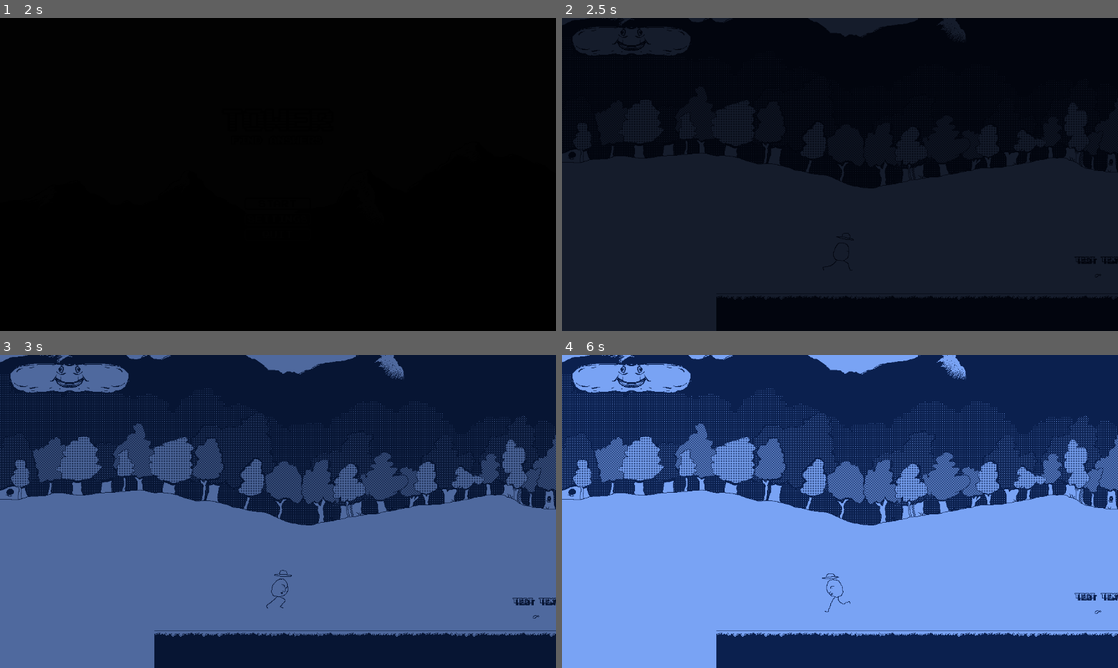
Above: before the commit, frames 1-4 (two rows, left to right).
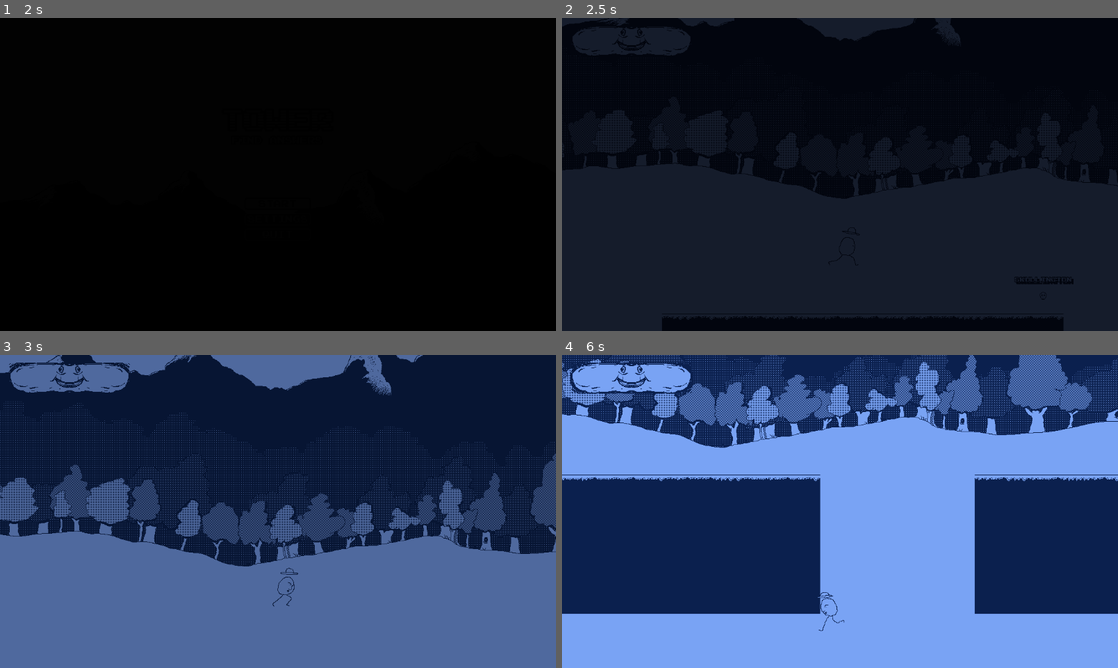
Above: after the commit, the same moments.

Repository: astaari/tower_game
Game: Godot game, scene res://scenes/main/main.tscn
Same seed, same stepped clock (60 frames per second), same inputs: the game is played once before the commit and once after it.
Inputs (mouse positions are in pixels of both pictures, inside the frame that each line leads up to):
- Up to frame 1 (2 s): click "Start" at 0.5 s; click "Start" at 1.25 s
- Up to frame 2 (2.5 s): move the mouse to (962, 158) at 2.02 s; hold D (run_right) from 2.03 s (still down); tap E (interact) at 2.1 s; tap Space (jump) at 2.27, 2.3 s
- Up to frame 3 (3 s): keep holding D (run_right); tap Space (jump) at 2.57, 2.85 s; move the mouse to (166, 527) at 2.77 s
- Up to frame 4 (6 s): tap Space (jump) at 3.02, 3.32, 3.8, 4.52, 4.82, 5.1, 5.27, 5.57 s; tap E (interact) at 3.05, 3.6, 4.35, 5.85 s; move the mouse to (895, 442) at 3.52 s; release D (run_right) at 3.53 s; hold A (run_left) 3.53-4.28 s; move the mouse to (812, 574) at 4.27 s; hold D (run_right) 4.28-5.78 s; move the mouse to (1006, 558) at 5.02 s; move the mouse to (673, 464) at 5.77 s; hold A (run_left) from 5.78 s (still down)

Frame 1 is identical in both runs. In frame 2, 9.9% of the frame differs, in the area x 0-100%, y 0-100%; in frame 3, 35%; in frame 4, 66%.
Error before the commit: Parse Error: Too few arguments for "new()" call. Expected at least 2 but received 0. (res://scenes/items/random_item.gd:30)

Commit message:
Items, effects, player changes

Diff:
--- a/assets/tilesets/bw-tileset.tres
+++ b/assets/tilesets/bw-tileset.tres
@@ -1,9 +1,9 @@
-[gd_resource type="TileSet" load_steps=10 format=3 uid="uid://b0qs5ymyd8j48"]
+[gd_resource type="TileSet" load_steps=11 format=3 uid="uid://b0qs5ymyd8j48"]
 
 [ext_resource type="Texture2D" uid="uid://jf1ytlvrswsq" path="res://assets/tilesets/bw-tileset-01.png" id="1_myeac"]
 [ext_resource type="Texture2D" uid="uid://bdud0csyr38cc" path="res://assets/tilesets/bw-tileset-02.png" id="2_05mnq"]
 [ext_resource type="Texture2D" uid="uid://cxrlsute78ylx" path="res://assets/tilesets/hazards.png" id="3_2jbhp"]
-[ext_resource type="Resource" uid="uid://cepxpdinx7uc5" path="res://data/modifiers/modifier.tres" id="3_tiskw"]
+[ext_resource type="Script" path="res://data/modifiers/effect.gd" id="3_gp0ty"]
 [ext_resource type="Texture2D" uid="uid://3jkl3jhq1fnu" path="res://assets/tilesets/bw-tileset-03.png" id="5_i67fi"]
 
 [sub_resource type="TileSetAtlasSource" id="TileSetAtlasSource_an8o7"]
@@ -187,6 +187,12 @@
 6:7/0 = 0
 7:7/0 = 0
 
+[sub_resource type="Resource" id="Resource_5xn8d"]
+script = ExtResource("3_gp0ty")
+duration = 0.0
+property_name = "slow"
+value = 0.5
+
 [sub_resource type="TileSetAtlasSource" id="TileSetAtlasSource_qg3qd"]
 texture = ExtResource("3_2jbhp")
 0:0/0 = 0
@@ -203,7 +209,7 @@
 0:1/0 = 0
 0:1/0/physics_layer_1/polygon_0/points = PackedVector2Array(-8, -0.875, 8, -1.25, 8, 8, -8, 8)
 0:1/0/custom_data_0 = {
-"slow": ExtResource("3_tiskw")
+"slow": SubResource("Resource_5xn8d")
 }
 0:2/animation_columns = 2
 0:2/animation_frame_0/duration = 1.0
@@ -211,7 +217,7 @@
 0:2/0 = 0
 0:2/0/physics_layer_1/polygon_0/points = PackedVector2Array(-8, -8, 8, -8, 8, 8, -8, 8)
 0:2/0/custom_data_0 = {
-"slow": ExtResource("3_tiskw")
+"slow": SubResource("Resource_5xn8d")
 }
 0:3/size_in_atlas = Vector2i(1, 2)
 0:3/0 = 0
--- a/data/item.gd
+++ b/data/item.gd
@@ -1,19 +1,22 @@
 class_name Item extends Resource
+enum ModType{ADDITIVE,MULTIPLICATIVE}
 
 var name : String
 var description : String
 var modifiers : Array[Modifier]
+var mod_type : ModType
 var sprite_index : int = 0
 
 
 #static func create(name : String, description : String, effects : Array[Modifier],sprite_index : int) -> Item:
 	#return Item.new(name,description,effects,sprite_index)
 
-func _init(name : String, description : String, effects : Array[Modifier],sprite_index : int) -> void:
+func _init(name : String, description : String, modifiers : Array[Modifier],sprite_index : int, mod_type :ModType = ModType.ADDITIVE) -> void:
 	self.name = name
 	self.description=description
-	self.effects = effects
+	self.modifiers = modifiers
 	self.sprite_index = sprite_index
+	self.mod_type = mod_type
 
 
 
--- a/data/modifiers/effect.gd
+++ b/data/modifiers/effect.gd
@@ -1,7 +1,7 @@
 class_name Effect extends Modifier
 
 
-@export_range(0.1,600) var duration : float = 1.0
+@export_range(0,600) var duration : float = 1.0
 
 
 func _init(property_name : String,value : float,duration : float):
--- /dev/null
+++ b/data/modifiers/effect.tres
@@ -0,0 +1,9 @@
+[gd_resource type="Resource" script_class="Effect" load_steps=2 format=3 uid="uid://enrry4bbaufc"]
+
+[ext_resource type="Script" path="res://data/modifiers/effect.gd" id="1_24doy"]
+
+[resource]
+script = ExtResource("1_24doy")
+duration = 1.0
+property_name = ""
+value = 0.5
--- a/data/modifiers/effects.gd
+++ b/data/modifiers/effects.gd
@@ -30,14 +30,17 @@
 		timer.time_left -= decrease
 
 func apply_effect(effect : Effect) -> bool:
-	if effect.name not in _active:
-		_active[effect.name] = effect
+	print(effect, " nani?")
+	if not effect:
+		return false
+	if effect.property_name not in _active:
+		_active[effect.property_name] = effect
 		if effect.duration > 0:
 			var timer = get_tree().create_timer(effect.duration)
 			timer.timeout.connect(
 			func():
-				remove_effect(effect.name)
-				_timers.erase(effect.name)
+				remove_effect(effect.property_name)
+				_timers.erase(effect.property_name)
 				)
 		return true
 	return false
--- a/data/modifiers/modifier.tres
+++ b/data/modifiers/modifier.tres
@@ -1,9 +1,8 @@
-[gd_resource type="Resource" script_class="ModifierData" load_steps=2 format=3 uid="uid://cepxpdinx7uc5"]
+[gd_resource type="Resource" script_class="Modifier" load_steps=2 format=3 uid="uid://cepxpdinx7uc5"]
 
 [ext_resource type="Script" path="res://data/modifiers/modifier.gd" id="1_63nbg"]
 
 [resource]
 script = ExtResource("1_63nbg")
-name = "slow"
+property_name = "slow"
 value = 0.5
-duration = inf
--- a/project.godot
+++ b/project.godot
@@ -66,6 +66,13 @@
 , Object(InputEventKey,"resource_local_to_scene":false,"resource_name":"","device":-1,"window_id":0,"alt_pressed":false …(183 unchanged characters)…
 ]
 }
+down={
+"deadzone": 0.5,
+"events": [Object(InputEventKey,"resource_local_to_scene":false,"resource_name":"","device":-1,"window_id":0,"alt_pressed":false,"shift_pressed":false,"ctrl_pressed":false,"meta_pressed":false,"pressed":false,"keycode":0,"physical_keycode":83,"key_label":0,"unicode":115,"location":0,"echo":false,"script":null)
+, Object(InputEventJoypadButton,"resource_local_to_scene":false,"resource_name":"","device":-1,"button_index":12,"pressure":0.0,"pressed":true,"script":null)
+, Object(InputEventJoypadMotion,"resource_local_to_scene":false,"resource_name":"","device":-1,"axis":1,"axis_value":1.0,"script":null)
+]
+}
 
 [layer_names]
 
--- /dev/null
+++ b/scenes/autoload/game.gd
@@ -0,0 +1,8 @@
+extends Node
+
+@onready var items : RandomItems = RandomItems.new()
+
+
+func _ready():
+	for i in range(100):
+		items.get_random_item()
--- /dev/null
+++ b/scenes/autoload/game.tscn
@@ -0,0 +1,6 @@
+[gd_scene load_steps=2 format=3 uid="uid://7yxqyl1gwq30"]
+
+[ext_resource type="Script" path="res://scenes/autoload/game.gd" id="1_ye4f3"]
+
+[node name="Game" type="Node"]
+script = ExtResource("1_ye4f3")
--- /dev/null
+++ b/scenes/enemies/detection_box.gd
@@ -0,0 +1,12 @@
+extends Area2D
+signal player_in_range(player)
+signal player_out_of_range
+
+
+func _on_body_entered(body: Node2D) -> void:
+	if body.is_in_group("player"):
+		player_in_range.emit(body as Player)
+
+
+func _on_body_exited(body: Node2D) -> void:
+	pass # Replace with function body.
--- a/scenes/enemies/enemy.tscn
+++ b/scenes/enemies/enemy.tscn
@@ -1,9 +1,10 @@
-[gd_scene load_steps=5 format=3 uid="uid://bfqwv51eyfym2"]
+[gd_scene load_steps=6 format=3 uid="uid://bfqwv51eyfym2"]
 
 [ext_resource type="Script" path="res://scenes/enemies/enemy.gd" id="1_yy8fh"]
 [ext_resource type="Script" path="res://scenes/components/hurt_box_component.gd" id="2_tdb04"]
 [ext_resource type="Script" path="res://scenes/components/health_component.gd" id="3_5epwj"]
 [ext_resource type="Script" path="res://scenes/components/hit_box_component.gd" id="4_j7j6r"]
+[ext_resource type="Script" path="res://scenes/enemies/detection_box.gd" id="5_wkhex"]
 
 [node name="Enemy" type="CharacterBody2D" groups=["enemy"]]
 collision_layer = 2
@@ -31,3 +32,6 @@
 collision_layer = 512
 collision_mask = 256
 script = ExtResource("4_j7j6r")
+
+[node name="DetectionBox" type="Area2D" parent="."]
+script = ExtResource("5_wkhex")
--- a/scenes/enemies/enemy_egg.tscn
+++ b/scenes/enemies/enemy_egg.tscn
@@ -35,6 +35,9 @@
 [sub_resource type="CircleShape2D" id="CircleShape2D_akshf"]
 radius = 20.025
 
+[sub_resource type="CircleShape2D" id="CircleShape2D_teu8s"]
+radius = 211.287
+
 [node name="Enemy" instance=ExtResource("1_tjgf4")]
 collision_mask = 8
 script = ExtResource("2_knqhk")
@@ -47,6 +50,7 @@
 
 [node name="HurtBoxCollider" parent="HurtBoxComponent" index="0"]
 shape = SubResource("CircleShape2D_o0lj8")
+debug_color = Color(0.752941, 0, 0.0901961, 0.670588)
 
 [node name="Sprite2D" parent="." index="3"]
 texture = ExtResource("2_1sd24")
@@ -61,10 +65,17 @@
 
 [node name="CollisionShape2D" type="CollisionShape2D" parent="HitBoxComponent" index="0"]
 shape = SubResource("CircleShape2D_akshf")
+debug_color = Color(0, 0, 0, 0.42)
 
 [node name="PatrolTimer" type="Timer" parent="." index="6"]
 
 [node name="Camera2D" type="Camera2D" parent="." index="7"]
 
+[node name="CollisionShape2D" type="CollisionShape2D" parent="DetectionBox" index="0"]
+shape = SubResource("CircleShape2D_teu8s")
+debug_color = Color(0.565669, 0.392282, 1, 0.42)
+
 [connection signal="body_entered" from="HurtBoxComponent" to="." method="_on_hurt_box_component_body_entered"]
 [connection signal="body_exited" from="HurtBoxComponent" to="." method="_on_hurt_box_component_body_exited"]
+[connection signal="body_entered" from="DetectionBox" to="DetectionBox" method="_on_body_entered"]
+[connection signal="body_exited" from="DetectionBox" to="DetectionBox" method="_on_body_exited"]
--- a/scenes/items/random_item.gd
+++ b/scenes/items/random_item.gd
@@ -4,7 +4,6 @@
 @onready var sprite: Sprite2D = $Visuals/Sprite2D
 
 # TODO – Create weighted table for random items
-# TODO – Create dedicated spritesheet for random items, allowing for simpler indexing into each frame
 @export var random_items: RandomItems
 
 #TODO remove, testing purposes
@@ -21,13 +20,15 @@
 		return
 
 	var random_index = randi_range(0, (sprite.hframes * sprite.vframes) - 1)
-	var item = random_items["items"][random_index]
-	item_id = random_index
+	#var item = random_items["items"][random_index]
+
+	var item = random_items.get_random_item()
+	item_id = item.sprite_index
 	%ItemLabel.text = item["name"]
-	sprite.frame = random_index
+	sprite.frame = item_id
 
 	#if item["name"] == "feather":
-	modifier = Modifier.new()
-	modifier.name = "speed"
-	modifier.duration = 2.0
-	modifier.value = 2.5
+	#modifier = Modifier.new()
+	#modifier.name = "speed"
+	#modifier.duration = 2.0
+	#modifier.value = 2.5
--- a/scenes/items/random_items.gd
+++ b/scenes/items/random_items.gd
@@ -2,20 +2,56 @@
 class_name RandomItems
 
 
+@export var normal_weight = 10000
+@export var rare_weight = 4000
+@export var epic_weight = 1500
+var normal_count = 0
+var rare_count = 0
+var epic_count = 0
 
-var normal_items : Array[Item] =[
+
+func get_random_item() -> Item:
+	var weight_sum = normal_weight+rare_weight+epic_weight
+	var rand = randf_range(0,weight_sum)
+
+	var item : Item
+	if rand <=epic_weight:
+		#epic
+		epic_count+=1
+		#print("got epic")
+		var idx = randi_range(0,len(_epic_items)-1)
+		item = _epic_items[idx]
+	elif rand <= epic_weight+rare_weight:
+		#print("got rare")
+		rare_count+=1
+		var idx = randi_range(0,len(_rare_items)-1)
+		item = _rare_items[idx]
+	else:
+		#print("got normal")
+		normal_count+=1
+		var idx = randi_range(0,len(_normal_items)-1)
+		item = _normal_items[idx]
+	print("Normal count: ",normal_count)
+	print("Rare count: ",rare_count)
+	print("Epic count: ",epic_count)
+
+
+	return item
+
+
+var _normal_items : Array[Item] =[
 	Item.new("Potato Chip", "Salty, crisp, goodness", [Effect.new("health",10,0)],0),
 	Item.new("Skullington","This skull is looking for his dad!", [Modifier.new("jump",-10),Modifier.new("speed",10)],3),
 	Item.new("Tooth or Horn or Something","You're not quite sure what it is, but it's sharp!",[Modifier.new("damage",1)],4),
 ]
 
-var rare_items : Array[Item] = [
+var _rare_items : Array[Item] = [
 	Item.new("Bobby","Won't someone be his friend?", [Modifier.new("speed",50),Modifier.new("damage",1.25)],1),
 	Item.new("Bread Person", "What is up with this mysterious, sentient bread?",[Modifier.new("max_health",25)],2),
 ]
 
-var epic_items : Array[Item] = [
-
+var _epic_items : Array[Item] = [
+	Item.new("Coin","A coin saved is a coin earned!",[Modifier.new("speed",50),Modifier.new("dash_speed",50)],6)
 ]
 
 
--- a/scenes/player/player.gd
+++ b/scenes/player/player.gd
@@ -1,6 +1,6 @@
-extends CharacterBody2D
+class_name Player extends CharacterBody2D
 
-const MAX_SPEED = 200
+const MAX_SPEED = 1000
 const ACCELERATION_SMOOTHING = 10
 const JUMP_VELOCITY = -350.0
 const DOUBLE_JUMP_VELOCITY = -700.0
@@ -14,7 +14,12 @@
 @onready var hurt_box_component: HurtBoxComponent = $HurtBoxComponent
 @onready var hurt_box_collision_shape: CollisionShape2D = $HurtBoxComponent/CollisionShape2D
 @onready var health_component : HealthComponent = $HealthComponent
-@onready var modifiers : Effects = $Modifiers
+@onready var effects : Effects = $Effects
+@onready var modifiers : Modifier
+
+
+@export var player_stats : PlayerStats = PlayerStats.new()
+
 
 var can_jump: bool = true
 var gravity = ProjectSettings.get_setting("physics/2d/default_gravity")
@@ -27,7 +32,7 @@
 var _current_direction = 0
 var movement_disabled : bool = false
 
-
+@onready var initial_pos = global_position
 func _ready():
 	animation_tree.active = true
 	collision_area.body_entered.connect(on_body_entered)
@@ -43,25 +48,28 @@
 		jump_count = 0
 	else:
 		coyote_timer.start()
-		velocity.y += gravity * delta
+		velocity.y += gravity*delta
 	if movement_disabled:
 		interact()
 		move_and_slide()
 		return
 	# Jump and double jump
 	if Input.is_action_just_pressed("jump") and can_jump:
-		velocity.y = JUMP_VELOCITY
+		var jump_velocity = player_stats.jump_height_to_speed()
+		velocity.y = jump_velocity
+		print(jump_velocity)
 		jump_count += 1
 		can_jump = !jump_count >= max_jump_count
-
+	if Input.is_action_pressed("down") and not is_on_floor():
+		velocity.y += 25
 	# Left, right movement
 	var direction = Vector2(Input.get_action_strength("run_right") - Input.get_action_strength("run_left"), 0.0)
 	set_animation(direction)
 
-	velocity.x = direction.x * MAX_SPEED
+	velocity.x = direction.x * player_stats.speed
 	velocity.x = clampf(velocity.x, -MAX_SPEED, MAX_SPEED)
-	var slow_mod = modifiers.get_modifier("slow") as Modifier
-	var speed_mod = modifiers.get_modifier("speed") as Modifier
+	var slow_mod = effects.get_effect("slow") as Effect
+	var speed_mod = effects.get_effect("speed") as Effect
 	#print(slow_mod)
 	if slow_mod:
 		velocity.x *= slow_mod.value
@@ -69,6 +77,8 @@
 		velocity.x *= speed_mod.value
 
 	_current_direction = 1.0 if velocity.x > 0.0 else -1.0 if velocity.x > 0.0 else 0.0
+	print("initial vs now : " , initial_pos, "  " , global_position)
+	print("Y-diff ", initial_pos.y-global_position.y)
 	interact()
 	move_and_slide()
 
@@ -111,7 +121,7 @@
 		temporary_inventory_array.append(item_closest_to_player["item_id"])
 		item_closest_to_player.queue_free()
 		#TODO move to appropriate location
-		modifiers.apply_modifier(item_closest_to_player.modifier)
+		#effects.apply_effect(item_closest_to_player.modifier)
 
 
 func on_body_entered(_other_body: Node2D):
@@ -154,26 +164,6 @@
 				)
 		if "slow" in data:
 			#print("apply slow")
+			print(typeof(data["slow"]), " type")
 			var mdat : Effect = data["slow"] as Effect
-			modifiers.apply_modifier(mdat)
-
-
-
-func _on_collision_area_2d_body_shape_exited(body_rid: RID, body: Node2D, body_shape_index: int, local_shape_index: int) -> void:
-	if is_instance_of(body,TileMapLayer):
-		var tilemap : TileMapLayer = body as TileMapLayer
-		var coords : Vector2i = tilemap.get_coords_for_body_rid(body_rid)
-		var data = tilemap.get_cell_tile_data(coords).get_custom_data("effects") # Replace with function body.
-		if "slow" in data:
-			modifiers.remove_modifier("slow")
-
-
-func _on_collision_area_2d_body_shape_entered(body_rid: RID, body: Node2D, body_shape_index: int, local_shape_index: int) -> void:
-	if is_instance_of(body, TileMapLayer):
-		var tilemap : TileMapLayer = body as TileMapLayer
-		var coords : Vector2i = tilemap.get_coords_for_body_rid(body_rid)
-		var data = tilemap.get_cell_tile_data(coords).get_custom_data("effects") # Replace with function body.
-		if "slow" in data:
-			#print("apply slow")
-			var mdat : Effect = data["slow"] as Effect
-			modifiers.apply_modifier(mdat)
+			effects.apply_effect(mdat)
--- a/scenes/player/player.tscn
+++ b/scenes/player/player.tscn
@@ -1,10 +1,16 @@
-[gd_scene load_steps=16 format=3 uid="uid://7o3yw1nov7qk"]
+[gd_scene load_steps=18 format=3 uid="uid://7o3yw1nov7qk"]
 
 [ext_resource type="Script" path="res://scenes/player/player.gd" id="1_negh2"]
 [ext_resource type="Texture2D" uid="uid://3vrwvy40pe0o" path="res://assets/sprites/mr-hat-all.png" id="2_5neol"]
 [ext_resource type="PackedScene" uid="uid://dce1qyted5om5" path="res://scenes/components/health_component.tscn" id="2_m25mh"]
+[ext_resource type="Script" path="res://scenes/player/player_stats.gd" id="2_twhho"]
 [ext_resource type="Script" path="res://data/modifiers/effects.gd" id="3_gpny6"]
 [ext_resource type="PackedScene" uid="uid://jx1xla68i4hy" path="res://scenes/components/hurt_box_component.tscn" id="5_jq43u"]
+
+[sub_resource type="Resource" id="Resource_1kxy2"]
+script = ExtResource("2_twhho")
+speed = 300.0
+jump_height = 100.0
 
 [sub_resource type="Animation" id="Animation_p7qkm"]
 length = 0.001
@@ -128,8 +134,9 @@
 collision_mask = 8
 floor_max_angle = 1.22173
 script = ExtResource("1_negh2")
+player_stats = SubResource("Resource_1kxy2")
 
-[node name="Modifiers" type="Node" parent="."]
+[node name="Effects" type="Node" parent="."]
 script = ExtResource("3_gpny6")
 
 [node name="CoyoteTimer" type="Timer" parent="."]
@@ -175,6 +182,4 @@
 vframes = 6
 frame = 44
 
-[connection signal="body_shape_entered" from="CollisionArea2D" to="." method="_on_collision_area_2d_body_shape_entered"]
-[connection signal="body_shape_exited" from="CollisionArea2D" to="." method="_on_collision_area_2d_body_shape_exited"]
 [connection signal="body_shape_entered" from="HurtBoxComponent" to="." method="_on_hurt_box_component_body_shape_entered"]
--- /dev/null
+++ b/scenes/player/player_stats.gd
@@ -0,0 +1,12 @@
+class_name PlayerStats extends Resource
+
+@export var speed : float = 300
+
+@export var jump_height : float = 100
+
+
+func jump_height_to_speed() -> float:
+	var gravity = ProjectSettings.get("physics/2d/default_gravity")
+	var time_to_max : float = 12
+	var result_vel = -sqrt(2*gravity*jump_height)
+	return result_vel
Not shown: 1 places in scenes/enemies/enemy_egg.tscn that only renumber resources
